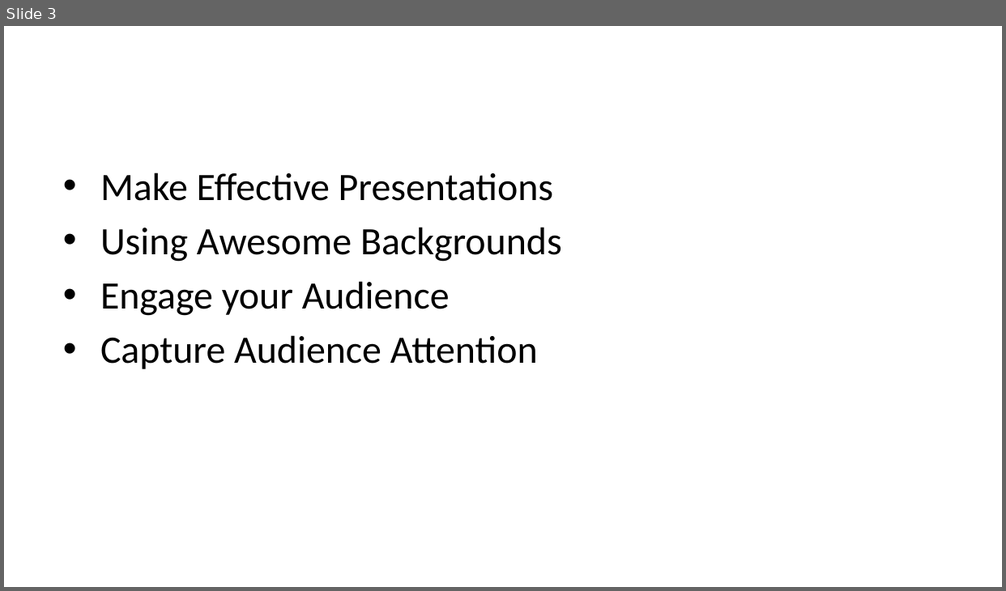
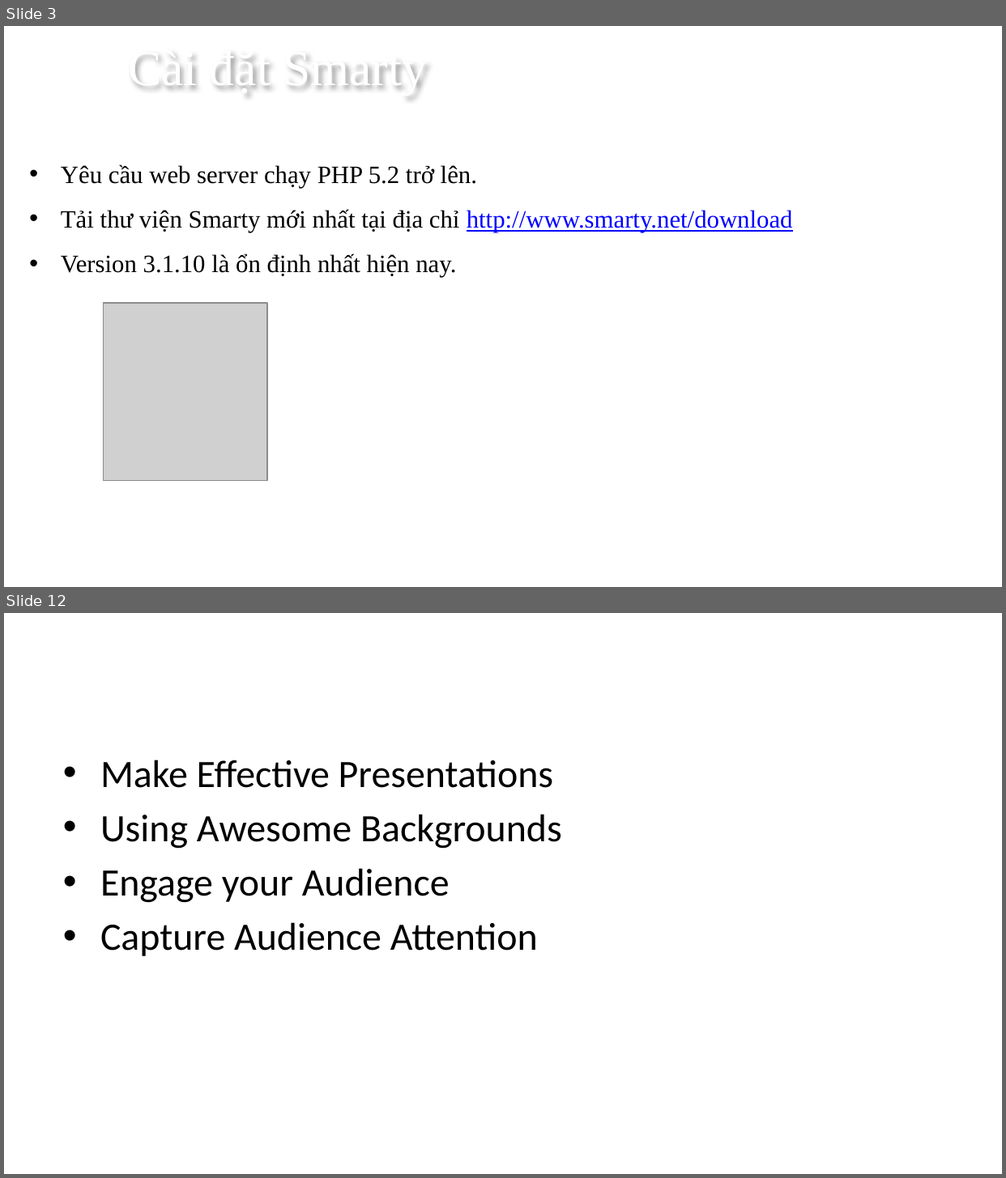
Before and after one commit to norihood/nihongo, a slide deck: PP dep/Mau_PowerPoint_Dep/smarty.pptx. Shown one above the other, each under a label of ours: slide 3 before the commit, slides 3 and 12 after it; the slides between them are not shown. The pictures are 1006x591 and 1006x1178 pixels, drawn with LibreOffice and Linux fonts; fonts in the diff are those of the drawing; grey boxes stand for pictures; background and template pictures are left out. Boxes give left, top, right and bottom in pixels: in the first picture for what was removed or moved away, otherwise in the second. Text is boxed around its words. In the diff, an @@ line names an element or a change of style, - is before the commit and + after.

```diff
--- a/PP dep/Mau_PowerPoint_Dep/smarty.pptx
+++ b/PP dep/Mau_PowerPoint_Dep/smarty.pptx
@@ slide 3 added at (4, 26, 1002, 587), background picture (left out) @@
@@ text added at (128, 55, 428, 89), 36 pt, text #FFFFFF @@
+Cài đặt Smarty
@@ text added at (61, 165, 793, 277), 18 pt, text #000000 @@
+• Yêu cầu web server chạy PHP 5.2 trở lên.
+• Tải thư viện Smarty mới nhất tại địa chỉ http://www.smarty.net/download
+• Version 3.1.10 là ổn định nhất hiện nay.
@@ picture added at (103, 303, 267, 481) @@
@@ what was slide 3 is now slide 12 @@
```
Also in this commit, not shown: 1 slide changed, 8 other slides added, 1 other file.
